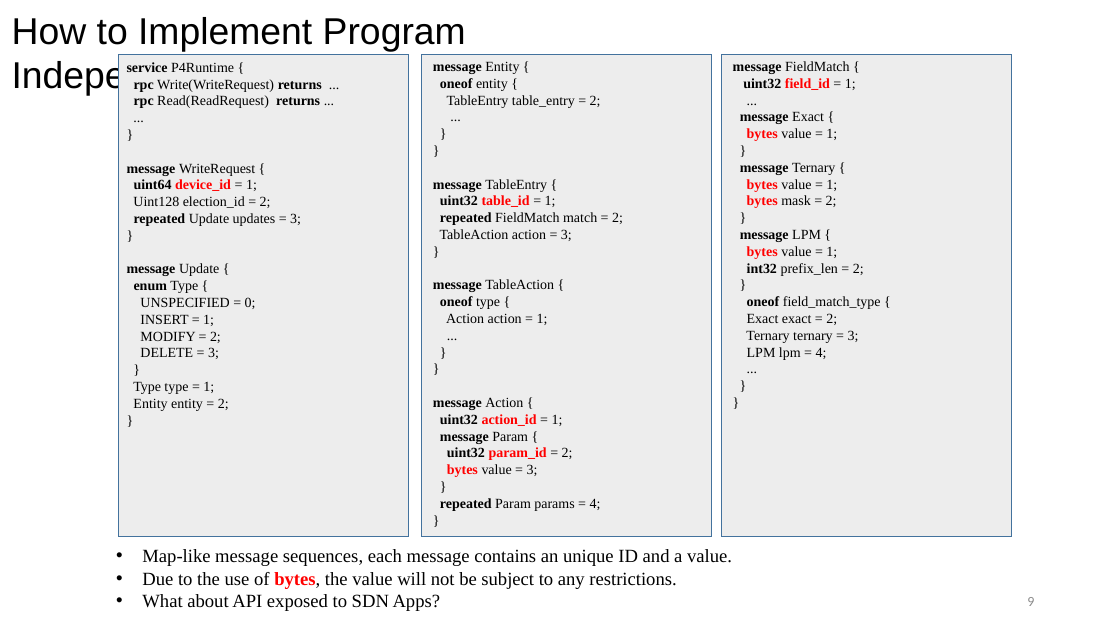
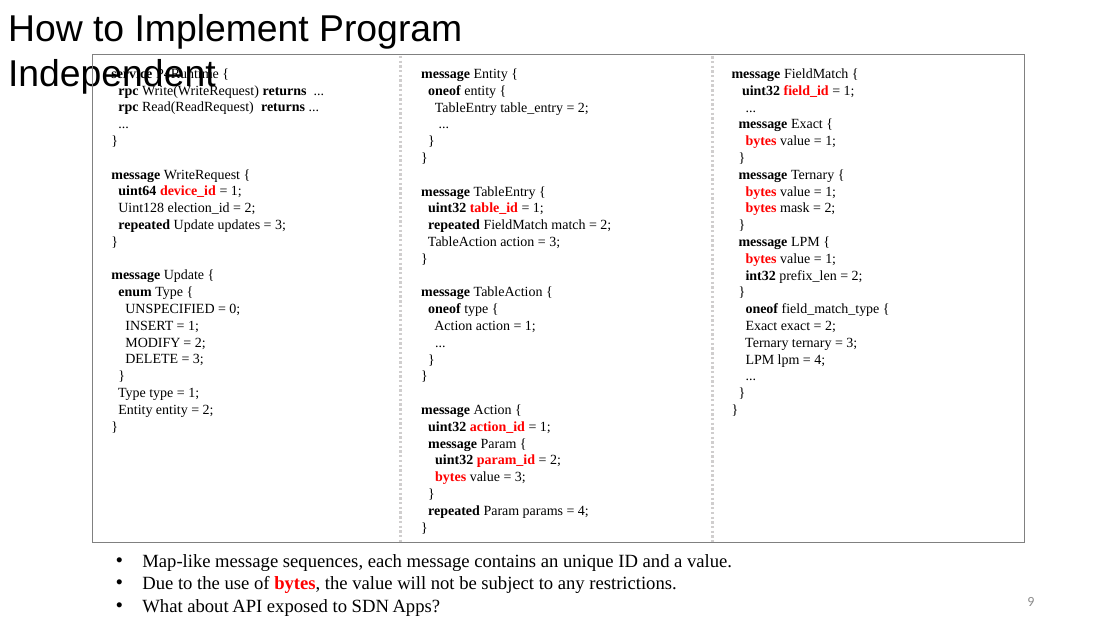
Before and after one commit to dingrui37/resources, a slide deck: slide 9 of ODL+P4 GNTC.pptx. Drawn at 1120x630 pixels with LibreOffice and Linux fonts; fonts in the diff are those of the drawing; background and template pictures are left out. Boxes give left, top, right and bottom in pixels: in the first picture for what was removed or moved away, otherwise in the second. Text is boxed around its words. In the diff, an @@ line names an element or a change of style, - is before the commit and + after.

```diff
--- a/ODL+P4 GNTC.pptx
+++ b/ODL+P4 GNTC.pptx
@@ text "How to Implement Program Independent": place and size @@
-text "How to Implement Program Independent" at (12,17,466,96)
+text "How to Implement Program Independent" at (8,14,462,94)
@@ rectangle: place and size @@
-rectangle at (421,55,712,537)
+rectangle at (92,55,1025,543)
@@ rectangle at (92,55,1025,543): fill #EDEDED to none; outline #43739E 1 pt to #808080 1 pt @@
@@ rectangle removed at (118,55,409,537) @@
@@ line added from (401, 56) to (401, 542), #D0CECE 2 pt dashed @@
@@ line added from (712, 56) to (712, 543), #D0CECE 2 pt dashed @@
@@ rectangle removed at (722,55,1012,537) @@
@@ text "service P4Runtime {": place and size @@
-text "service P4Runtime {" at (127,62,322,411)
+text "service P4Runtime {" at (111,67,307,417)
@@ text "message Entity {": place and size @@
-text "message Entity {" at (433,61,623,511)
+text "message Entity {" at (421,68,611,518)
@@ text "message FieldMatch {": place and size @@
-text "message FieldMatch {" at (733,61,881,360)
+text "message FieldMatch {" at (732,68,880,367)
@@ text "Map-like message sequences, each message ...": place and size @@
-text "Map-like message sequences, each message ..." at (142,549,732,611)
+text "Map-like message sequences, each message ..." at (142,554,732,616)
```
Also in this commit, not shown: 9 other slides changed, 12 slides added, 1 slide removed.
